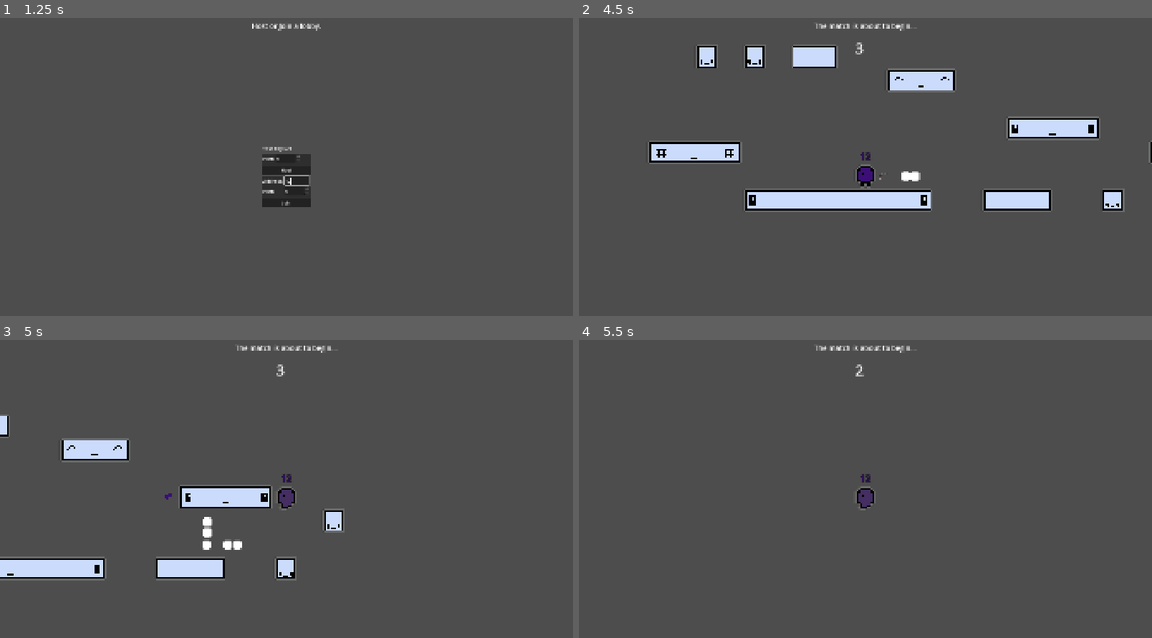
Above: before the commit, frames 1-4 (two rows, left to right).
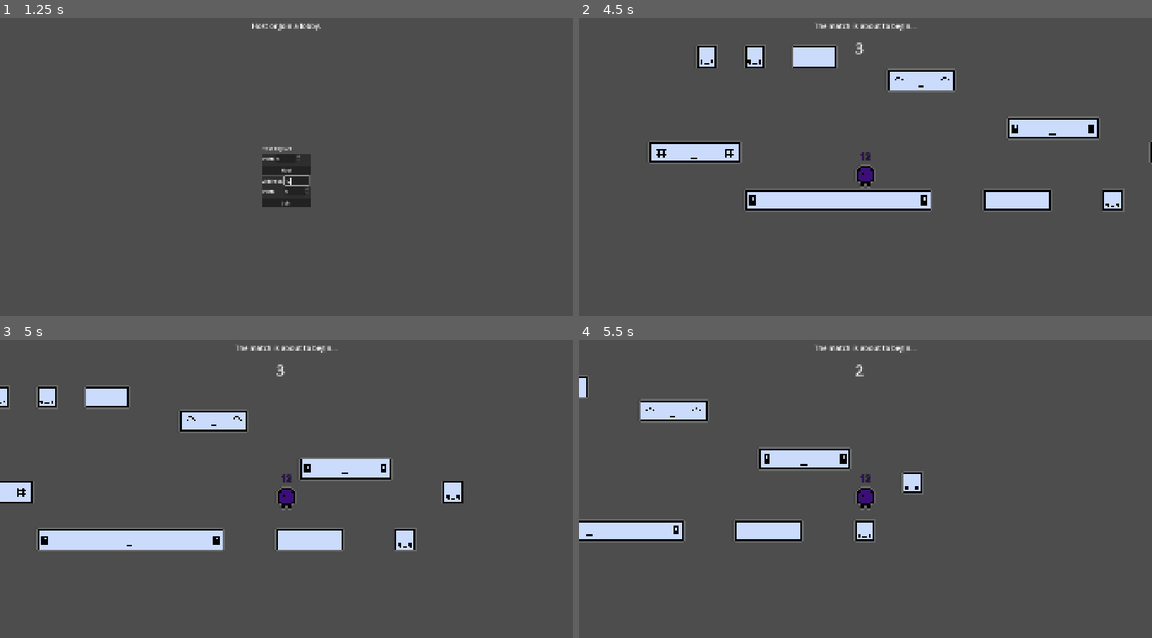
Above: after the commit, the same moments.

Repository: Mrneptune11/Unlimited-Games-Jam
Game: Godot game, scene res://Main/Lobby/Lobby.tscn
Two runs of this game, one before a commit and one after it. Both use one fixed random seed, a clock stepped at 60 frames per second and the inputs below.
Inputs (mouse positions are in pixels of both pictures, inside the frame that each line leads up to):
- Up to frame 1 (1.25 s): click (297, 181) at 0.52 s; type "12" at 0.6 s
- Up to frame 2 (4.5 s): click "Host" at 1.25 s; click (865, 175) at 2.02 s; type "12" at 2.1 s; click "Start Game" at 2.75 s; click "Submit" at 3.5 s; tap Enter at 4.25 s; hold D (move_right) from 4.28 s (still down); hold O (action) from 4.28 s (still down)
- Up to frame 3 (5 s): keep holding D (move_right); keep holding O (action); tap Space (move_up) at 4.52 s; tap 0 at 4.55 s
- Up to frame 4 (5.5 s): keep holding D (move_right); release O (action) at 5.03 s; tap 0 at 5.1 s; tap Space (move_up) at 5.27 s; tap O (action) at 5.3 s

Frame 1 is identical in both runs. In frame 2, 0.1% of the frame differs, in the area x 52-60%, y 51-55%; in frame 3, 14%, in the area x 0-81%, y 15-81%; in frame 4, 5.6%.

Commit message:
gun event almost done

Diff:
--- a/Data/events.json
+++ b/Data/events.json
@@ -48,4 +48,9 @@
 		"id" : "decrease_size",
 		"weight" : 1,
 	},
+
+	{
+		"id" : "gun_fight",
+		"weight" : 10000,
+	},
 ]
--- a/Main/Lobby/lobby.gd
+++ b/Main/Lobby/lobby.gd
@@ -299,6 +299,13 @@
 	$UI.update_event_terminal("Next event in:")
 	await create_game_timer(10).timeout
 
+	if contestants.size() == 1:
+		someone_wins(contestants[0])
+		return
+	elif contestants.size() == 0:
+		no_one_wins()
+		return
+
 	#Event manager handles running an event
 	var new_event:StringName = EM.choose_event().id
 	$UI.update_event_terminal(new_event)
--- a/Main/Managers/EventManager.gd
+++ b/Main/Managers/EventManager.gd
@@ -9,6 +9,9 @@
 
 ## Reference to the Fireball Spawner scene.
 const _FIREBALLS_EVENT_SPAWNER_SCENE: PackedScene = preload("res://Events/Fireballs/FireballSpawner.tscn")
+
+#Ref to gun scene
+const GUN_SCN:String =  "res://Objects/Weapons/Gun/Gun.tscn"
 
 #-------------------------------------------------------------------------------
 
@@ -90,6 +93,8 @@
 			event_call = change_size.bind(lobby, -1)
 		"fireballs":
 			event_call = fireballs.bind(lobby)
+		"gun_fight":
+			event_call = gun_fight.bind(lobby)
 		_:
 			event_call = func(): return "ERROR: Event " + event_id + " not found." #Event id not recognized during match
 
@@ -158,7 +163,7 @@
 
 #A random player is selected as the reason another player explodes and owes them money in real life for real legally binding
 func owe_money(lobby:Lobby)->String:
-	var dup_contestants:Array[int] = lobby.contestants
+	var dup_contestants:Array[int] = lobby.contestants.duplicate_deep()
 	var owe_con:int = dup_contestants.pick_random()
 	dup_contestants.erase(owe_con)
 	var ded_con:int = dup_contestants.pick_random()
@@ -198,6 +203,26 @@
 
 	return "Fireballs are raining down from the sky. This is " + rand_subject_name + "'s fault somehow."
 
+func gun_fight(lobby:Lobby)->String:
+	for contestant in lobby.contestants:
+		print(lobby.get_player(contestant))
+
+
+	var dup_contestants:Array[int] = lobby.contestants.duplicate_deep()
+	var first_con:int = dup_contestants.pick_random()
+	dup_contestants.erase(first_con)
+	var second_con:int = dup_contestants.pick_random()
+
+	var first_player:Player = lobby.get_player(first_con)
+	var second_player:Player = lobby.get_player(second_con)
+
+	first_player.equip_weapon.rpc(GUN_SCN,second_con, first_con)
+	second_player.equip_weapon.rpc(GUN_SCN,first_con, second_con)
+
+	first_player.duel_complete.connect(weapon_fight_timer) #End event when the duel terminates
+
+	return lobby.get_player_color_string(first_player) +" and " + lobby.get_player_color_string(second_player) + " must duel " +  \
+	" to the death with guns!"
 #-------------------------------------------------------------------------------
 
 #Event helpers
@@ -218,3 +243,8 @@
 	var subject:Player = get_tree().current_scene.get_player(contestant)
 	if OS.has_feature(os):
 		subject.explode.rpc_id.call_deferred(contestant)
+
+#Grace period after a weapon fight ends
+func weapon_fight_timer()->void:
+	await get_tree().create_timer(2).timeout
+	event_complete.emit()
--- a/Objects/Player/Player.tscn
+++ b/Objects/Player/Player.tscn
@@ -5,7 +5,6 @@
 [ext_resource type="Texture2D" uid="uid://xtu6gk86tanv" path="res://Assets/SpriteSheets/char_test-Sheet.png" id="1_we6tp"]
 [ext_resource type="Texture2D" uid="uid://bg7mtpr2qe4na" path="res://Assets/sprites/ghost.png" id="3_b0me6"]
 [ext_resource type="Script" uid="uid://c2ffnvyj4unmc" path="res://Objects/Player/socket.gd" id="5_1qpp8"]
-[ext_resource type="PackedScene" uid="uid://lupyi2d51iov" path="res://Objects/Weapons/Gun/Gun.tscn" id="6_1qpp8"]
 
 [sub_resource type="AtlasTexture" id="AtlasTexture_oansn"]
 atlas = ExtResource("1_we6tp")
@@ -110,5 +109,3 @@
 [node name="Socket" type="Marker2D" parent="." unique_id=552284437]
 position = Vector2(12, 0)
 script = ExtResource("5_1qpp8")
-
-[node name="Weapon" parent="Socket" unique_id=1179641535 instance=ExtResource("6_1qpp8")]
--- a/Objects/Player/player.gd
+++ b/Objects/Player/player.gd
@@ -45,6 +45,8 @@
 var my_label:Label = null
 var label_offset:Vector2 = Vector2.ZERO
 
+signal duel_complete ##Singal indicating a duel terminated
+
 var character: int = 0 : # Determines which character to display as
 	set(value):
 		# Limit the value to the bounds of CHARACTERS
@@ -121,8 +123,6 @@
 	create_label()
 	ask_name()
 
-	$Socket/Weapon.set_up(1,peer_id)
-
 #Teleports peers to a specific position
 @rpc("authority", "call_local", "reliable")
 func teleport(new_pos: Vector2) -> void:
@@ -134,6 +134,9 @@
 
 func _input(_event: InputEvent) -> void:
 	if (!local || mode == Mode.PAUSE): return #Prevent input from others / during pause
+
+	if Input.is_key_label_pressed(KEY_0):
+		pass
 
 func _physics_process(delta: float) -> void:
 	# Only process physics if local
@@ -259,8 +262,7 @@
 	$AnimatedSprite2D.play("ded")
 	$Sprite2D.modulate.a = .5
 
-	var potential_weapon:Node2D = $Socket.get_node_or_null("Weapon")
-	if potential_weapon: potential_weapon.queue_free()
+	unequip_weapon()
 
 	z_index = 100
 
@@ -289,9 +291,7 @@
 		collider.queue_free()
 		my_label.queue_free()
 
-	var potential_weapon:Node2D = $Socket.get_node_or_null("Weapon")
-	if potential_weapon: potential_weapon.queue_free()
-
+	unequip_weapon()
 
 #-------------------------------------------------------------------------------
 
@@ -322,6 +322,41 @@
 
 	self.tree_exiting.connect(my_label.queue_free) #Ensure label dies with a given player
 
+##Request for players to name themselves
+#TODO probably needs better validation
+func ask_name()->void:
+	if (!local): return
+
+	mode = Mode.PAUSE
+
+	var name_box:EntryBox = preload("res://Objects/Entry Box/EntryBox.tscn").instantiate()
+	get_node("/root/Lobby/UI").add_child(name_box)
+
+	name_box.my_button.pressed.connect(func():
+		var name_text:String = name_box.my_entry.text
+		if name_text.is_empty(): return
+
+		set_player_name.rpc(name_text)
+		mode = Mode.PLAY
+		name_box.queue_free.call_deferred()
+	)
+
+#-------------------------------------------------------------------------------
+
+#Player mutation logic
+
+##Change a players size
+@rpc("any_peer", "call_local")
+func change_size(change:int)->void:
+	size_scale = (size_scale + change) as Size
+
+##Synchronize name changes across clients
+@rpc("any_peer", "call_local")
+func set_player_name(new_name: String):
+	player_name = new_name
+	my_label.text = new_name
+	my_label.modulate = Color(color_id)
+
 #Rpc call to handle updates to the players color
 @rpc("any_peer", "call_local", "reliable")
 func update_color(color:String)->void:
@@ -329,37 +364,19 @@
 	my_label.modulate = Color(color)
 	$Sprite2D.modulate = Color(color)
 
-##Request for players to name themselves
-#TODO probably needs better validation
-func ask_name()->void:
-	if (!local): return
-
-	mode = Mode.PAUSE
-
-	var name_box:EntryBox = preload("res://Objects/Entry Box/EntryBox.tscn").instantiate()
-	get_node("/root/Lobby/UI").add_child(name_box)
-
-	name_box.my_button.pressed.connect(func():
-		var name_text:String = name_box.my_entry.text
-		if name_text.is_empty(): return
-
-		set_player_name.rpc(name_text)
-		mode = Mode.PLAY
-		name_box.queue_free.call_deferred()
-	)
-
-##Synchronize name changes across clients
+#-------------------------------------------------------------------------------
+
+#Weapon logic
+
 @rpc("any_peer", "call_local")
-func set_player_name(new_name: String):
-	player_name = new_name
-	my_label.text = new_name
-	my_label.modulate = Color(color_id)
-
-#-------------------------------------------------------------------------------
-
-#Player mutation logic
-
-##Change a players size
+func equip_weapon(weapon_scn:String, target:int, weapon_owner:int)->void:
+	var weapon:Weapon = load(weapon_scn).instantiate()
+	weapon.set_up(target, weapon_owner)
+	$Socket.equip_weapon(weapon)
+
 @rpc("any_peer", "call_local")
-func change_size(change:int)->void:
-	size_scale = (size_scale + change) as Size
+func unequip_weapon()->void:
+	var potential_weapon:Node2D = $Socket.get_node_or_null("Weapon")
+	if potential_weapon: potential_weapon.queue_free()
+
+	duel_complete.emit()
--- a/Objects/Weapons/Gun/gun.gd
+++ b/Objects/Weapons/Gun/gun.gd
@@ -3,6 +3,9 @@
 const BULLET_SCN:PackedScene = preload("res://Objects/Weapons/Gun/Bullet.tscn")
 
 const BULLET_SPEED:float = 200
+
+func _ready() -> void:
+	cool_down = .75
 
 func _attack()->void:
 	spawn_projectile.rpc(my_owner)
@@ -14,7 +17,7 @@
 	var player:Player = get_tree().current_scene.get_player(my_subject)
 
 	var dir:Vector2 = Vector2(player.direction,0)
-	bullet.set_up(dir * BULLET_SPEED, 5)
+	bullet.set_up(dir * BULLET_SPEED, 5, my_subject, lobby)
 	bullet.global_position = self.global_position
 
 	lobby.get_node("Projectiles").add_child(bullet)
--- a/Objects/Weapons/Projectile/projectile.gd
+++ b/Objects/Weapons/Projectile/projectile.gd
@@ -5,11 +5,16 @@
 var time_alive:float = 0
 var destroying:bool = false
 
+var my_player:int
+
 signal hit_player(player:int)
 
-func set_up(new_velocity:Vector2, new_life:float)->void:
+func set_up(new_velocity:Vector2, new_life:float, my_peer:int, lobby:Lobby)->void:
 	velocity = new_velocity
 	life_time = new_life
+	my_player = my_peer
+
+	modulate = Color(lobby.get_player(my_peer).color_id)
 
 func _ready()->void:
 	body_entered.connect(handle_collision)
@@ -17,7 +22,7 @@
 func handle_collision(body:Node2D)->void:
 	if !is_multiplayer_authority(): return
 	if body is Player:
-		if body.mode == Player.Mode.SPECTATE: return
+		if body.mode == Player.Mode.SPECTATE || body.peer_id == my_player: return
 
 		var peer:int = body.peer_id
 		hit_player.emit(peer)
--- a/Objects/Weapons/weapon.gd
+++ b/Objects/Weapons/weapon.gd
@@ -17,7 +17,7 @@
 	if !can_attack:
 		cool_timer += delta
 		if cool_timer >= cool_down:
-			cool_down = 0
+			cool_timer = 0
 			can_attack = true
 
 func _input(_event: InputEvent) -> void:
@@ -25,10 +25,17 @@
 
 	if Input.is_action_pressed("action") && can_attack:
 		_attack()
+		can_attack = false
 
 func _attack()->void:
 	pass
 
 func validate_target(potential_target:int)->void:
+	var my_player:Player = lobby.get_player(my_owner)
+	var my_target:Player = lobby.get_player(target)
+
 	if potential_target != target:
-		lobby.get_player(my_owner).explode.rpc_id(my_owner)
+		my_player.explode.rpc_id(my_owner)
+
+	my_player.unequip_weapon.rpc()
+	my_target.unequip_weapon.rpc()
